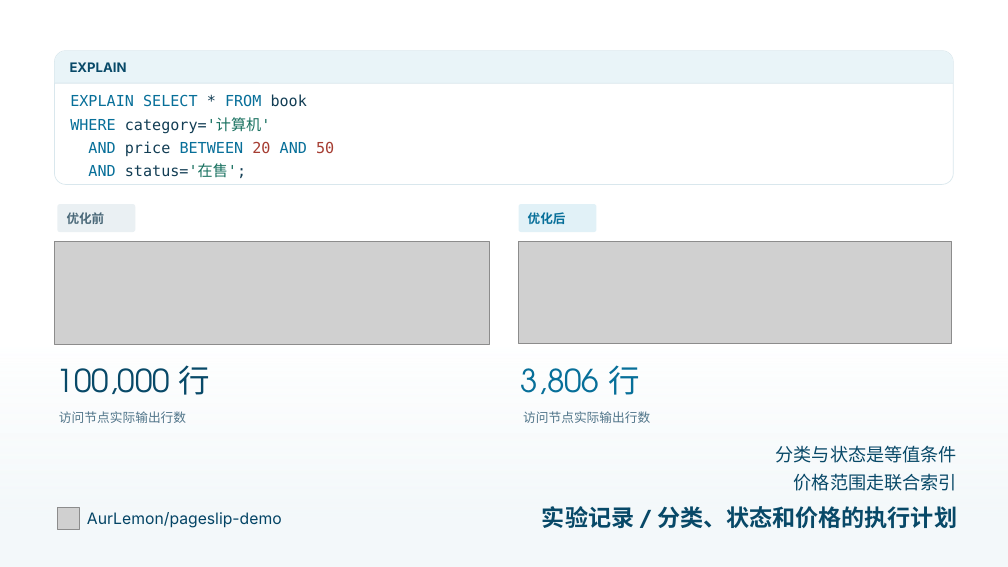
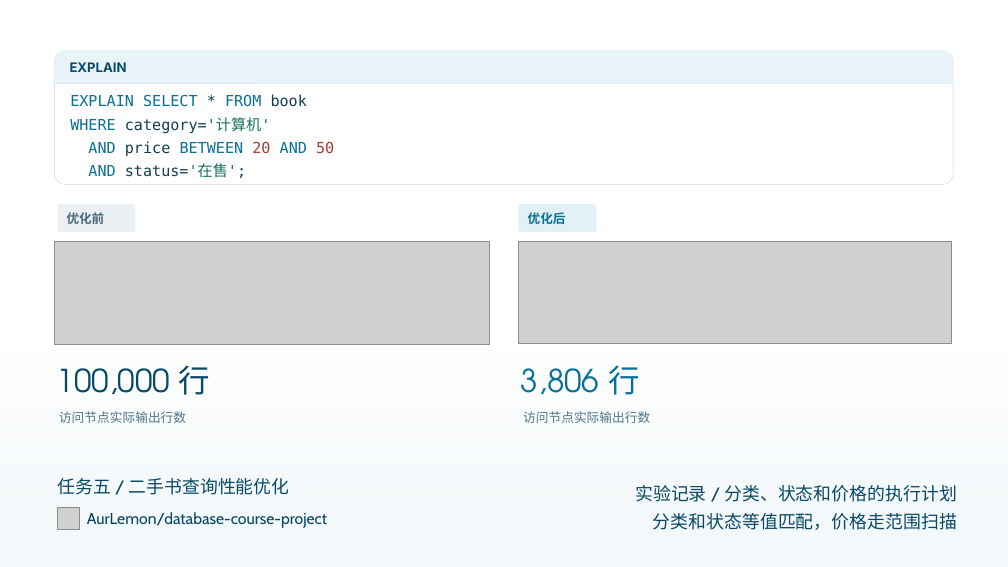
Before and after one commit to AurLemon/pageslip-demo, a slide deck: slide 16 of presentations/task-5-query-optimization.pptx. Drawn at 1008x567 pixels with LibreOffice and Linux fonts; fonts in the diff are those of the drawing; grey boxes stand for pictures. Boxes give left, top, right and bottom in pixels: in the first picture for what was removed or moved away, otherwise in the second. Text is boxed around its words. In the diff, an @@ line names an element or a change of style, - is before the commit and + after.

```diff
--- a/presentations/task-5-query-optimization.pptx
+++ b/presentations/task-5-query-optimization.pptx
@@ text removed at [776,445,957,463] @@
-分类与状态是等值条件
@@ text added at [57,478,290,495], 17 pt, text #084968 @@
+任务五 / 二手书查询性能优化
@@ text removed at [794,473,957,491] @@
-价格范围走联合索引
@@ text "实验记录 / 分类、状态和价格的执行计划": place and size @@
-text "实验记录 / 分类、状态和价格的执行计划" at [542,506,957,528]
+text "实验记录 / 分类、状态和价格的执行计划" at [635,485,956,502]
@@ text "实验记录 / 分类、状态和价格的执行计划" at [635,485,956,502]: size 22 to 17 pt, bold off @@
@@ text at [87,512,327,528]: text changed; font Inter to Cabin @@
-AurLemon/pageslip-demo
+AurLemon/database-course-project
@@ text added at [653,513,957,530], 17 pt, text #084968 @@
+分类和状态等值匹配，价格走范围扫描
```
Also in this commit, not shown: 17 other slides changed, 2 other files.
